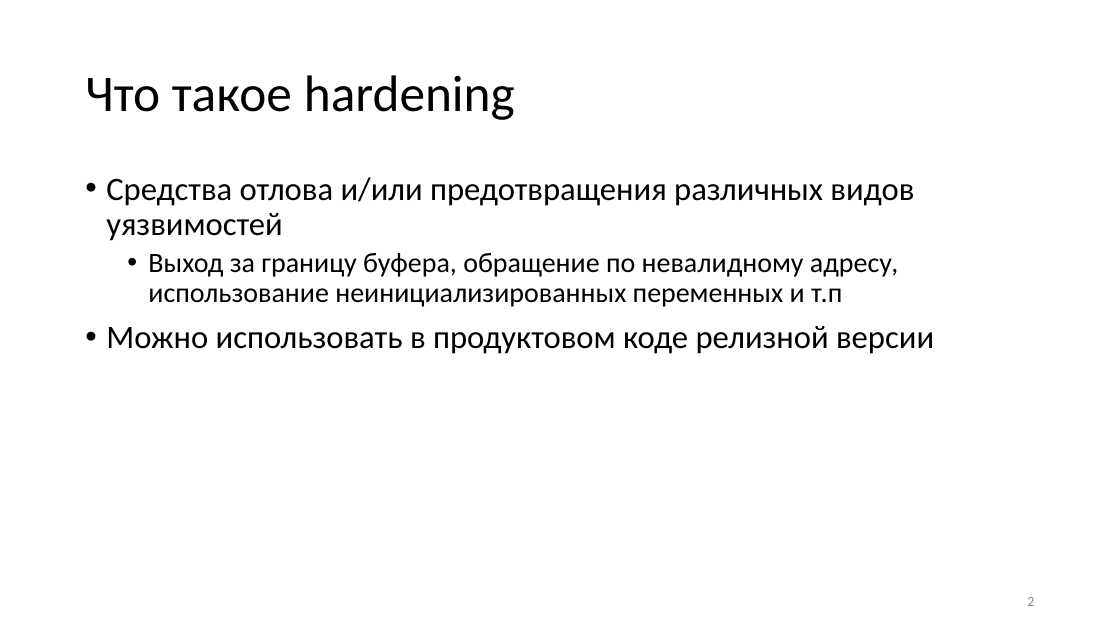
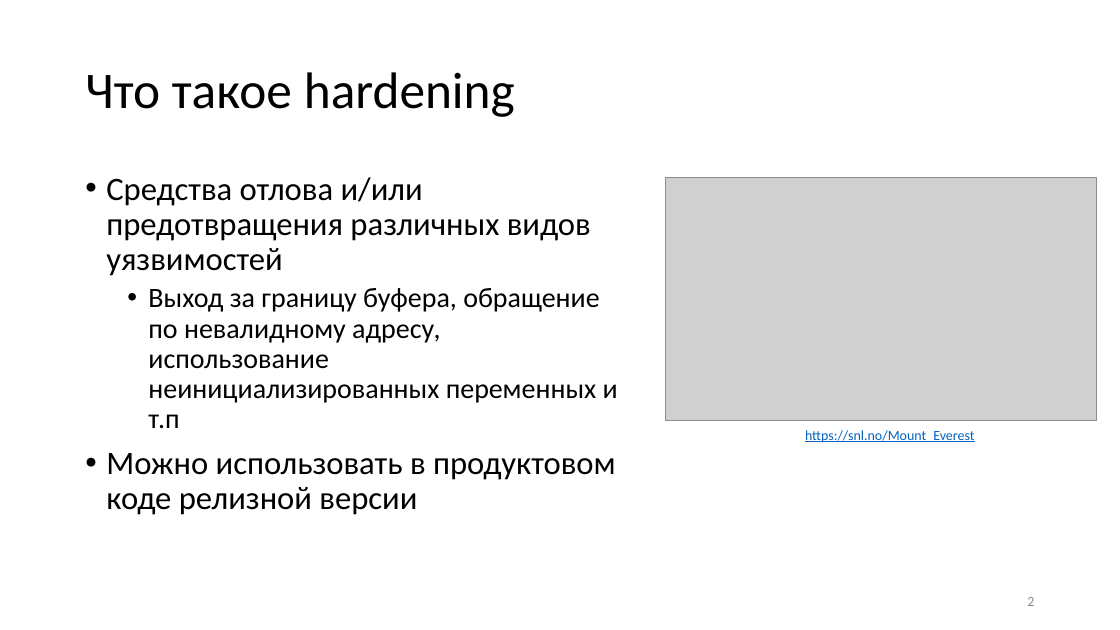
Before and after one commit to yugr/slides, a slide deck: slide 2 of CppZeroCost/2025/Rusyaev/hardening_v2.pptx. Drawn at 1120x630 pixels with LibreOffice and Linux fonts; fonts in the diff are those of the drawing; grey boxes stand for pictures. Boxes give left, top, right and bottom in pixels: in the first picture for what was removed or moved away, otherwise in the second. Text is boxed around its words. In the diff, an @@ line names an element or a change of style, - is before the commit and + after.

```diff
--- a/CppZeroCost/2025/Rusyaev/hardening_v2.pptx
+++ b/CppZeroCost/2025/Rusyaev/hardening_v2.pptx
@@ text "Средства отлова и/или предотвращения различных ..." rewrapped from <box>106,177,934,354</box> to <box>106,177,618,515</box> @@
@@ picture added at <box>666,178,1097,421</box> @@
@@ text added at <box>805,430,974,443</box>, 12 pt, text #0563C1, underline @@
+https://snl.no/Mount_Everest
```
Also in this commit, not shown: 10 other slides changed, 2 slides removed, 1 other file.
